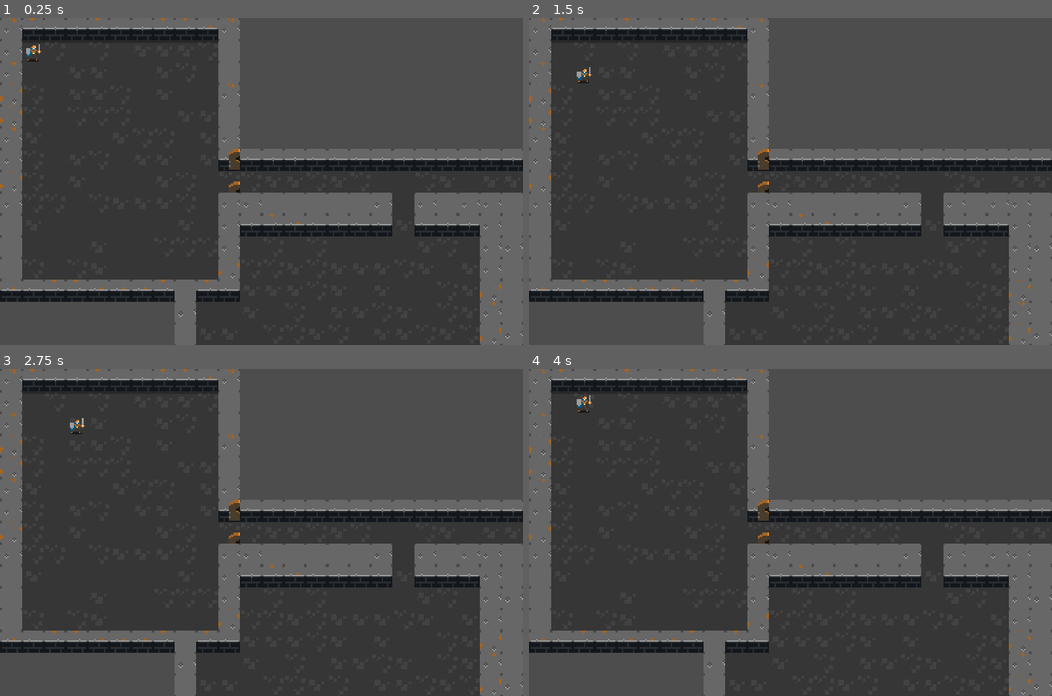
Above: before the commit, frames 1-4 (two rows, left to right).
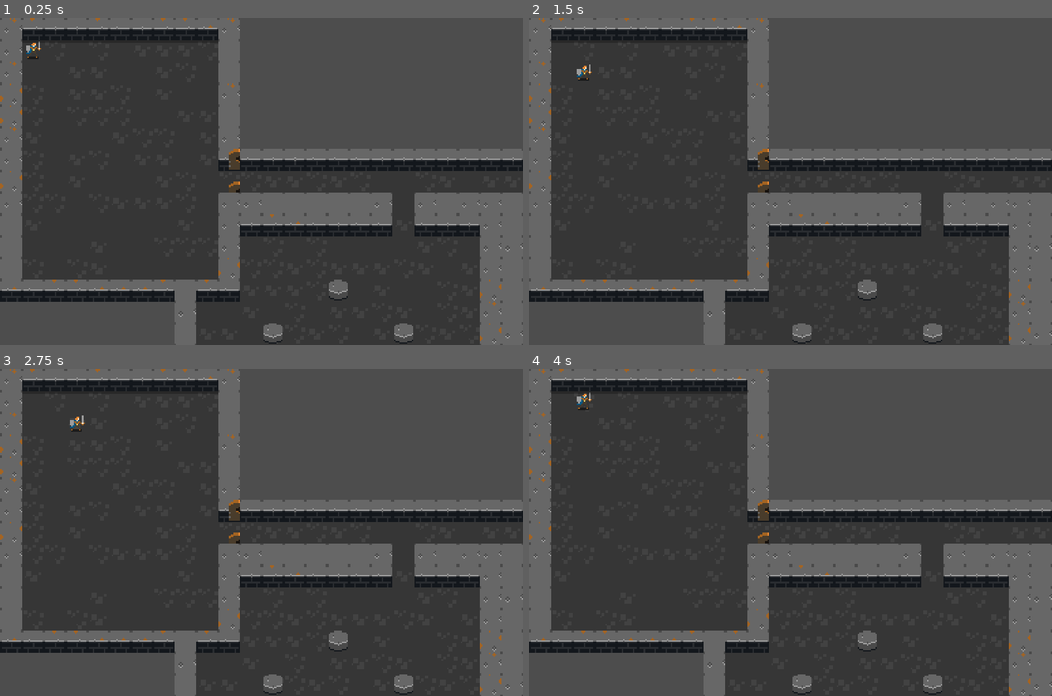
Above: after the commit, the same moments.

Repository: macpheedj/megadungeon
Game: Godot game, scene res://floors/Floor.tscn
Two runs of this game, one before a commit and one after it. Both use one fixed random seed, a clock stepped at 60 frames per second and the inputs below.
Inputs:
- Up to frame 1 (0.25 s): no input
- Up to frame 2 (1.5 s): tap Enter (ui_accept) at 0.5, 0.77, 1.25 s; hold D (move_east) 0.53-1.28 s; tap 1 (action_bar_1) at 0.6 s; hold S (move_south) from 1.28 s (still down); tap 2 (action_bar_2) at 1.35 s
- Up to frame 3 (2.75 s): tap Enter (ui_accept) at 1.52, 2 s; release S (move_south) at 2.03 s; hold D (move_east) from 2.03 s (still down); tap 3 (action_bar_3) at 2.1 s
- Up to frame 4 (4 s): tap Enter (ui_accept) at 2.75, 3.02, 3.77 s; release D (move_east) at 2.78 s; hold W (move_north) 2.78-3.53 s; tap 4 (action_bar_4) at 2.85 s; hold A (move_west) from 3.53 s (still down); tap 5 (action_bar_5) at 3.6 s

The runs differ from the first frame. In frame 1, 0.5% of the frame differs, in the area x 5-79%, y 7-100%; in frame 2, 0.5%; in frame 3, 0.5%; in frame 4, 0.5%.

Commit message:
character offsets

Diff:
--- a/src/entities/monsters/Goblin.tscn
+++ b/src/entities/monsters/Goblin.tscn
@@ -63,3 +63,4 @@
 sprite_frames = SubResource("SpriteFrames_6haet")
 animation = &"down"
 autoplay = "right"
+offset = Vector2(0, -2)
--- a/src/entities/players/Fighter.tscn
+++ b/src/entities/players/Fighter.tscn
@@ -66,6 +66,7 @@
 sprite_frames = SubResource("SpriteFrames_c4mxa")
 animation = &"down"
 autoplay = "right"
+offset = Vector2(0, -2)
 
 [node name="Ray" parent="." index="2"]
 collision_mask = 3
--- a/src/floors/Floor.tscn
+++ b/src/floors/Floor.tscn
@@ -308,6 +308,7 @@
 0:6/0 = 0
 0:6/0/physics_layer_0/linear_velocity = Vector2(0, 0)
 0:6/0/physics_layer_0/angular_velocity = 0.0
+0:6/0/physics_layer_0/polygon_0/points = PackedVector2Array(-8, -8, 8, -8, 8, 8, -8, 8)
 1:6/0 = 0
 1:6/0/physics_layer_0/linear_velocity = Vector2(0, 0)
 1:6/0/physics_layer_0/angular_velocity = 0.0
@@ -635,9 +636,11 @@
 14:12/0 = 0
 14:12/0/physics_layer_0/linear_velocity = Vector2(0, 0)
 14:12/0/physics_layer_0/angular_velocity = 0.0
+14:12/0/physics_layer_0/polygon_0/points = PackedVector2Array(-8, -8, 8, -8, 8, 8, -8, 8)
 15:12/0 = 0
 15:12/0/physics_layer_0/linear_velocity = Vector2(0, 0)
 15:12/0/physics_layer_0/angular_velocity = 0.0
+15:12/0/physics_layer_0/polygon_0/points = PackedVector2Array(-8, -8, 8, -8, 8, 8, -8, 8)
 0:13/0 = 0
 0:13/0/physics_layer_0/linear_velocity = Vector2(0, 0)
 0:13/0/physics_layer_0/angular_velocity = 0.0
@@ -944,7 +947,7 @@
 layer_1/y_sort_enabled = true
 layer_1/y_sort_origin = 0
 layer_1/z_index = 1
-layer_1/tile_data = PackedInt32Array(458762, 327680, 10, 393 …(146 unchanged characters)… 10, 65544, 983040, 10, 65545, 983040, 10)
+layer_1/tile_data = PackedInt32Array(458762, 327680, 10, 393 …(146 unchanged characters)… 10, 65544, 983040, 10, 65545, 983040, 10, 786447, 917504, 12, 917516, 917504, 12, 917522, 917504, 12, 1048591, 917504, 12)
 
 [node name="Fighter" parent="." instance=ExtResource("2_iw8ua")]
 position = Vector2(24, 24)
